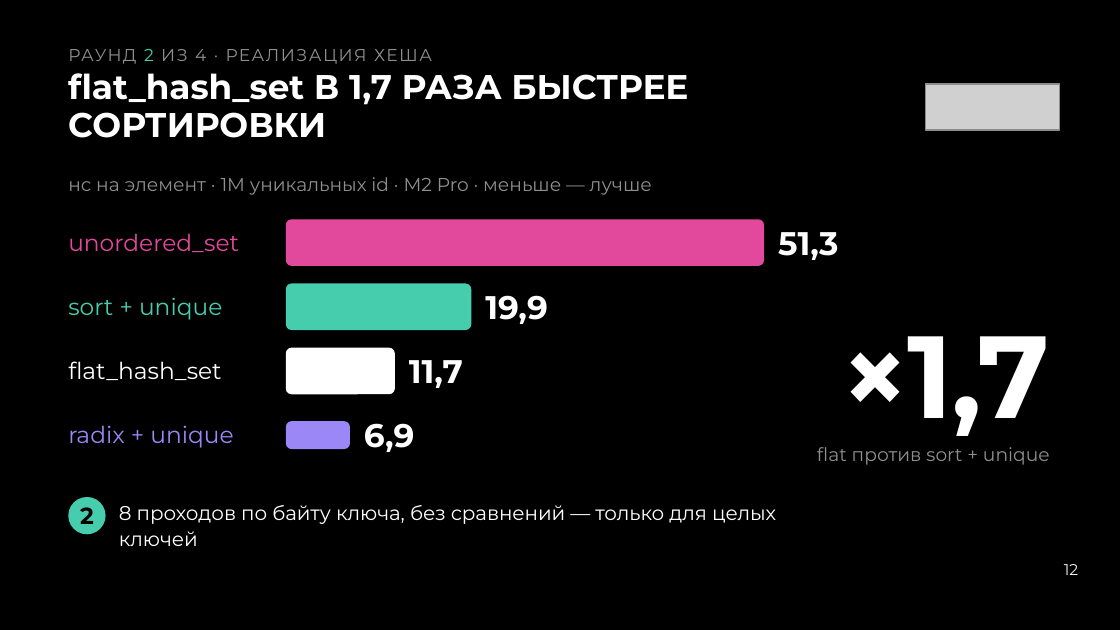
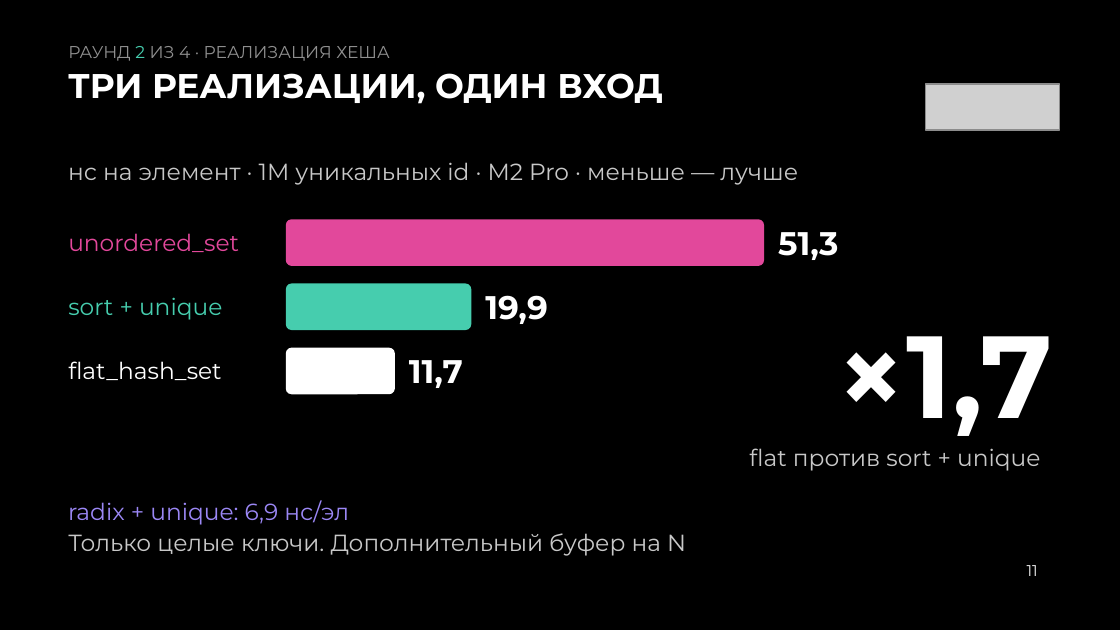
Before and after one commit to Neoron95/conference-hardfest-algorithms, a slide deck: slide 11 of prep/deck/hardfest2026_deck.pptx (slide 12 before the commit). Drawn at 1120x630 pixels with LibreOffice and Linux fonts; fonts in the diff are those of the drawing; grey boxes stand for pictures. Boxes give left, top, right and bottom in pixels: in the first picture for what was removed or moved away, otherwise in the second. Text is boxed around its words. In the diff, an @@ line names an element or a change of style, - is before the commit and + after.

```diff
--- a/prep/deck/hardfest2026_deck.pptx
+++ b/prep/deck/hardfest2026_deck.pptx
@@ text "РАУНД 2 ИЗ 4 · ..." at (68, 46, 390, 61): letter spacing 0.9 to 0 pt @@
@@ text removed at (68, 73, 688, 138) @@
-flat_hash_set В 1,7 РАЗА БЫСТРЕЕ СОРТИРОВКИ
@@ text added at (68, 73, 662, 104), 22 pt, text #FFFFFF, bold @@
+ТРИ РЕАЛИЗАЦИИ, ОДИН ВХОД
@@ text "нс на элемент · 1M ...": place and size @@
-text "нс на элемент · 1M ..." at (68, 177, 652, 195)
+text "нс на элемент · 1M ..." at (68, 162, 798, 185)
@@ text "нс на элемент · 1M ..." at (68, 162, 798, 185): size 12 to 15 pt, text colour #8F8F8F to #C8C8C8; line spacing 15pt to 18.8pt @@
@@ text "×1,7" at (836, 336, 1053, 436): letter spacing -1.5 to 0 pt; alignment right to left @@
@@ rounded rectangle removed at (286, 421, 349, 449) @@
@@ text removed at (364, 423, 414, 452) @@
-6,9
@@ text "flat против sort + unique": place and size @@
-text "flat против sort + unique" at (817, 447, 1050, 465)
+text "flat против sort + unique" at (749, 448, 1040, 471)
@@ text "flat против sort + unique" at (749, 448, 1040, 471): size 12 to 15 pt, text colour #8F8F8F to #C8C8C8; alignment right to left; line spacing 15pt to 18.8pt @@
@@ text at (68, 500, 349, 525): text changed @@
-radix + unique
+radix + unique: 6,9 нс/эл
@@ ellipse removed at (68, 497, 105, 534) @@
@@ text removed at (80, 507, 94, 524) @@
-2
@@ text removed at (119, 505, 776, 546) @@
-8 проходов по байту ключа, без сравнений — только для целых ключей
@@ text added at (68, 533, 686, 556), 15 pt, text #C8C8C8 @@
+Только целые ключи. Дополнительный буфер на N
@@ text added at (1027, 565, 1038, 576), 10 pt, text #EFEFEF @@
+11
@@ page number removed at (1064, 564, 1078, 575) @@
-12
```
Also in this commit, not shown: 34 other slides changed, 15 slides added, 12 slides removed, 52 other files.
